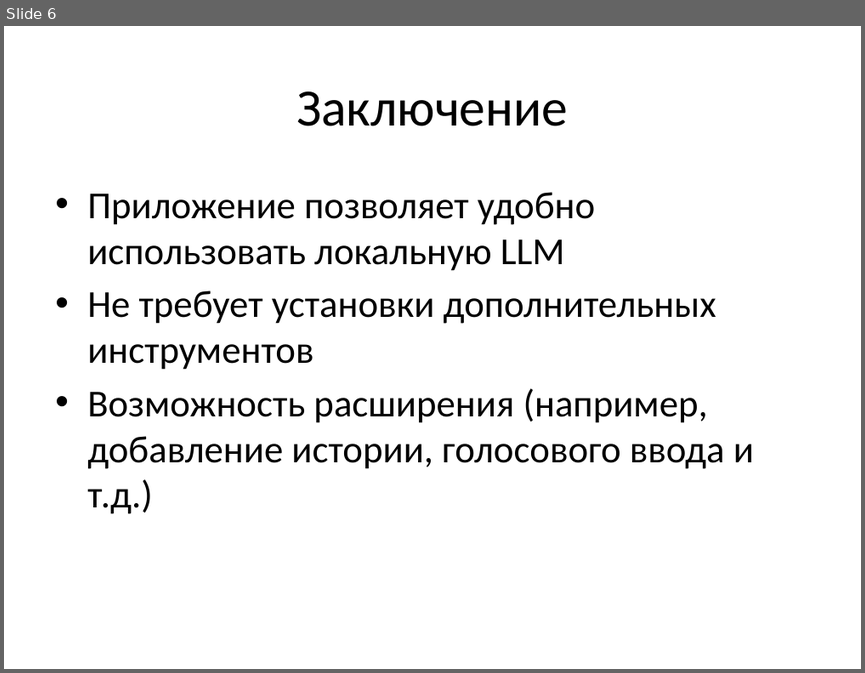
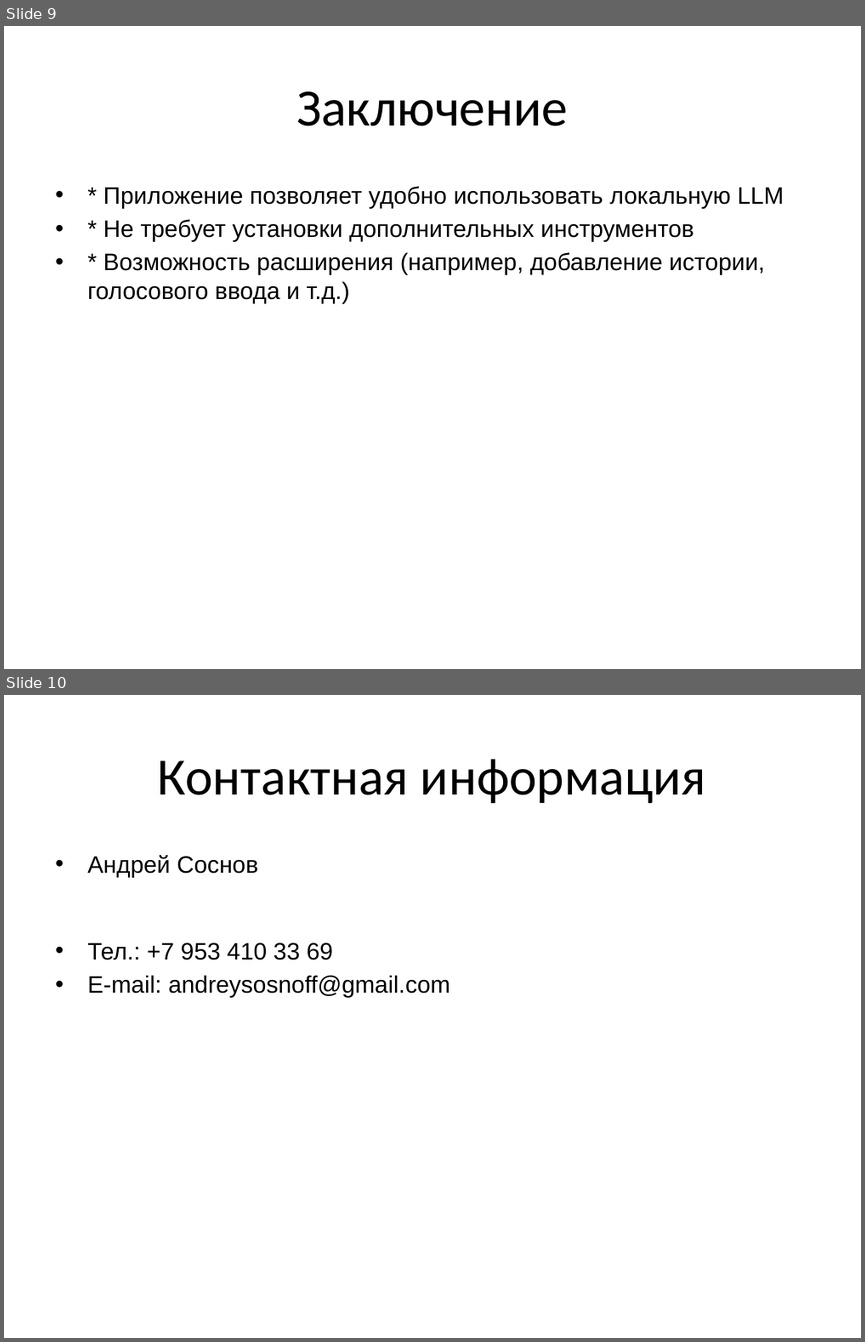
Before and after one commit to Pineson86/ui_ollama, a slide deck: presentation.pptx. Shown one above the other, each under a label of ours: slide 6 before the commit, slides 9 and 10 after it. The pictures are 865x673 and 865x1342 pixels, drawn with LibreOffice and Linux fonts; fonts in the diff are those of the drawing. Boxes give left, top, right and bottom in pixels: in the first picture for what was removed or moved away, otherwise in the second. Text is boxed around its words. In the diff, an @@ line names an element or a change of style, - is before the commit and + after.

```diff
--- a/presentation.pptx
+++ b/presentation.pptx
@@ slide 10 added at box(4, 695, 861, 1338), background #FFFFFF @@
@@ title added at box(158, 759, 706, 803), 44 pt, text #000000 @@
+Контактная информация
@@ text added at box(87, 855, 450, 997), 20 pt, text #000000 @@
+• Андрей Соснов
+• Тел.: +7 953 410 33 69
+• E-mail: andreysosnoff@gmail.com
@@ what was slide 6 is now slide 9 @@
@@ slide 9 changed as well @@
@@ text at box(87, 186, 784, 303): text changed; size 32 to 20 pt; font Calibri to Arial @@
-• Приложение позволяет удобно использовать локальную LLM
-• Не требует установки дополнительных инструментов
-• Возможность расширения (например, добавление истории, голосового ввода и т.д.)
+• * Приложение позволяет удобно использовать локальную LLM
+• * Не требует установки дополнительных инструментов
+• * Возможность расширения (например, добавление истории, голосового ввода и т.д.)
```
Also in this commit, not shown: 4 other slides changed, 3 other slides added, 1 other file.
